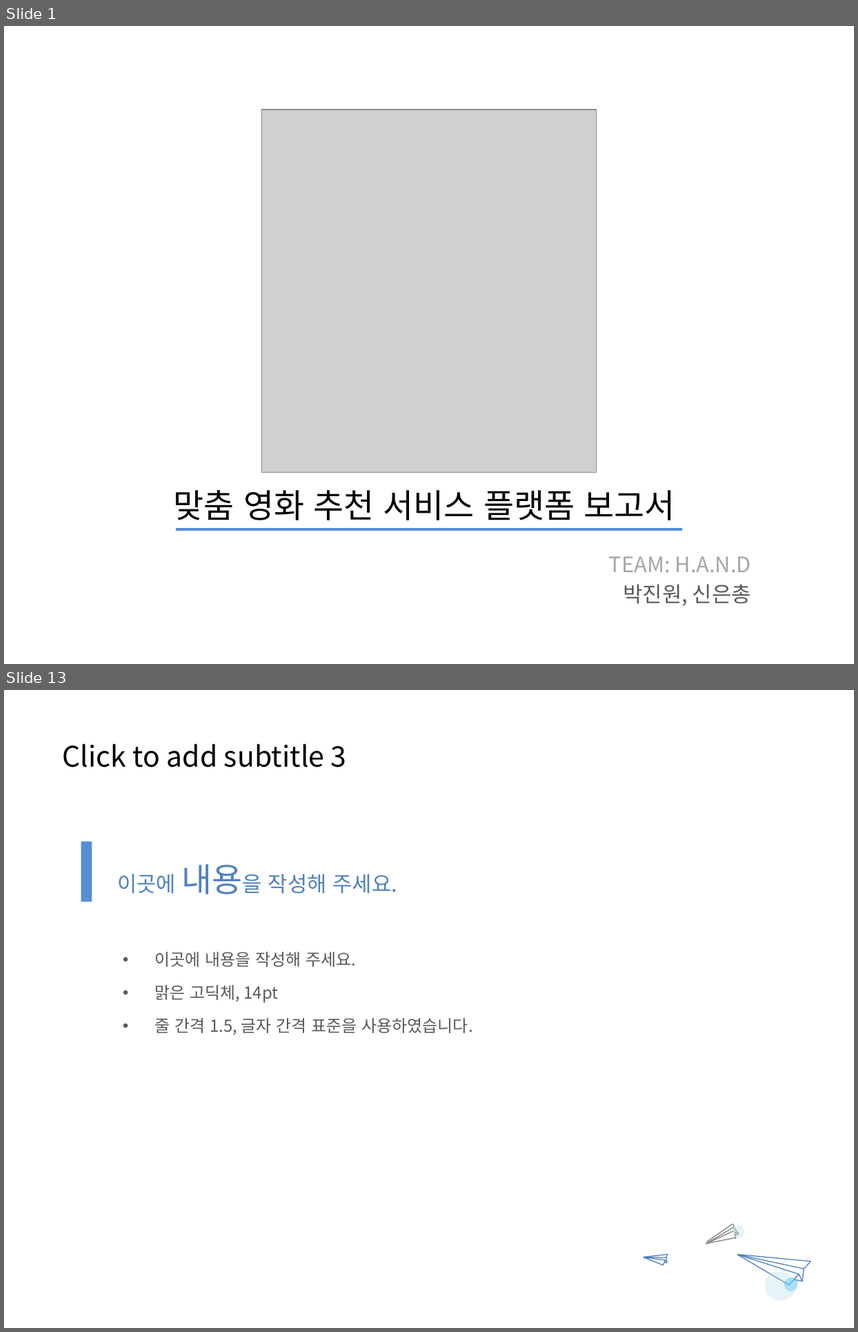
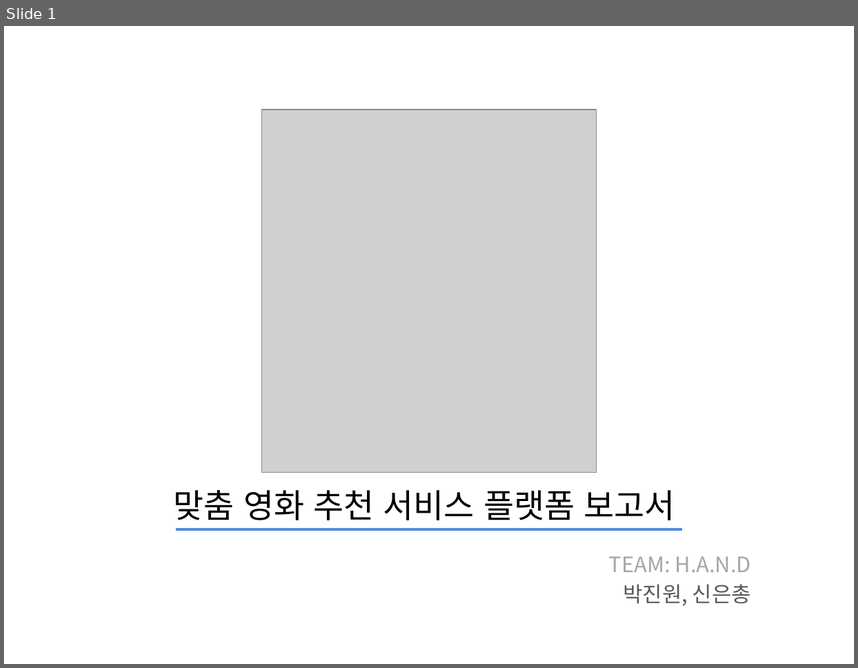
Before and after one commit to chongs02/final_project, a slide deck: DataScience/Documents/결과보고서.pptx. Shown one above the other, each under a label of ours: slides 1 and 13 before the commit, slide 1 after it; the slides between them are not shown. The pictures are 858x1332 and 858x668 pixels, drawn with LibreOffice and Linux fonts; fonts in the diff are those of the drawing; grey boxes stand for pictures. Boxes give left, top, right and bottom in pixels: in the first picture for what was removed or moved away, otherwise in the second. Text is boxed around its words. In the diff, an @@ line names an element or a change of style, - is before the commit and + after.

```diff
--- a/DataScience/Documents/결과보고서.pptx
+++ b/DataScience/Documents/결과보고서.pptx
@@ slide 13 removed at <box>4,690,854,1328</box>, background #FFFFFF @@
@@ text removed at <box>63,744,347,767</box> @@
-Click to add subtitle 3
@@ rectangle removed at <box>81,841,92,902</box> @@
@@ text removed at <box>117,864,398,894</box> @@
-이곳에 내용을 작성해 주세요.
@@ text removed at <box>154,952,473,1034</box> @@
-• 이곳에 내용을 작성해 주세요.
-• 맑은 고딕체, 14pt
-• 줄 간격 1.5, 글자 간격 표준을 사용하였습니다.
@@ group removed at <box>643,1223,811,1301</box>: 27 lines, 3 ellipses @@
```
Also in this commit, not shown: 3 slides changed, 9 slides added, 28 other slides removed, 15 other files.
